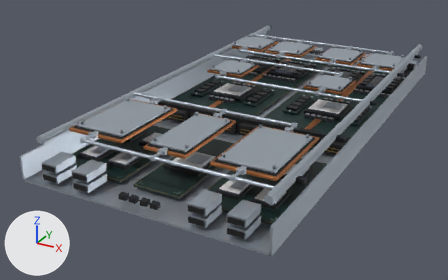
A saved change to the glTF model tools/blender/references/tray-rubin.glb.
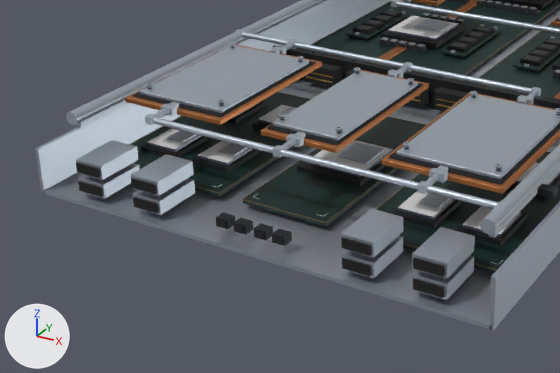
Each version is shown whole from a camera (50 mm lens) standing at (0.497, -1.08, 0.466) and looking at (-0.06, -0.068, -0.04), then close up on the part from 0% to 69% of the width and 27% to 100% of the height. Every picture has the same lights, and +X, +Y and +Z are marked at lower left. The older version's two pictures come first. Where no turn or scale is listed for an object, it has been applied to the vertices. Vertices at exactly the same position are counted once.

Objects in the first close-up: 'REFERENCE_tray-rubin_0000', 'REFERENCE_tray-rubin_0024', 'REFERENCE_tray-rubin_0025', 'REFERENCE_tray-rubin_0026', 'REFERENCE_tray-rubin_0027', 'REFERENCE_tray-rubin_0028', 'REFERENCE_tray-rubin_0029', 'REFERENCE_tray-rubin_0030', 'REFERENCE_tray-rubin_0031', 'REFERENCE_tray-rubin_0033', 'REFERENCE_tray-rubin_0036', 'REFERENCE_tray-rubin_0037', 'REFERENCE_tray-rubin_0041' and 13 more.
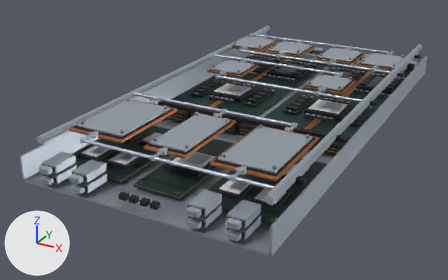
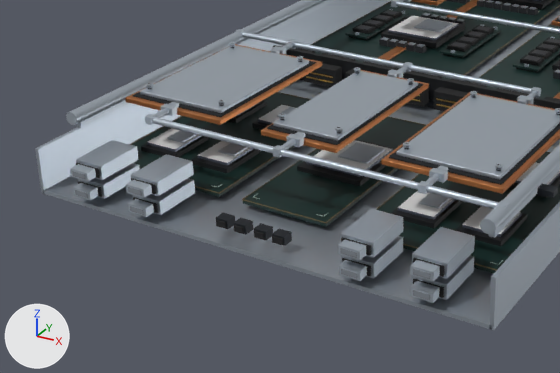
Pixel boxes [x1, y1, x2, y2] of what changed, in the close-ups (560 x 373 px):
'REFERENCE_tray-rubin_0033', reshaped: before [146, 9, 560, 168]; after [70, 9, 560, 303]
'REFERENCE_tray-rubin_0044', added: after [72, 171, 430, 300]
part 1 of me_mesh_33, added: after [73, 182, 99, 200]
part 2 of me_mesh_33, added: after [70, 164, 96, 182]
part 3 of me_mesh_33, added: after [128, 198, 154, 217]
part 4 of me_mesh_33, added: after [126, 179, 152, 198]
part 5 of me_mesh_33, added: after [339, 259, 367, 281]
part 6 of me_mesh_33, added: after [338, 238, 366, 260]
part 7 of me_mesh_33, added: after [410, 279, 439, 303]
part 8 of me_mesh_33, added: after [410, 258, 440, 282]

What the commit changed:
Material 'Physical 44' (mat_physical_44) is new.
Its base color is (0.205, 0.231, 0.262) (grey #7d848c).
Its roughness is 0.6.
me_mesh_33 is used by ob_reference_tray_rubin_0033; location (0.0, 0.0, 0.0).
me_mesh_33 had 1760 vertices, 3232 faces and spanned x -0.208..0.208, y -0.351..0.454, z 0.014..0.078.
me_mesh_33 now has 1824 vertices, 3328 faces and spans x -0.208..0.208, y -0.456..0.454, z 0.012..0.078.
me_mesh_33 part 1: a new loose piece, a box spanning x -0.1755..-0.1565, y -0.456..-0.444, z 0.012..0.02, in mat_physical_33 (light grey #b4bec8).
me_mesh_33 part 2: a new loose piece, a box spanning x -0.1755..-0.1565, y -0.456..-0.444, z 0.03..0.038, in mat_physical_33 (light grey #b4bec8).
me_mesh_33 part 3: a new loose piece, a box spanning x -0.1135..-0.0945, y -0.456..-0.444, z 0.012..0.02, in mat_physical_33 (light grey #b4bec8).
me_mesh_33 part 4: a new loose piece, a box spanning x -0.1135..-0.0945, y -0.456..-0.444, z 0.03..0.038, in mat_physical_33 (light grey #b4bec8).
me_mesh_33 part 5: a new loose piece, a box spanning x 0.0945..0.1135, y -0.456..-0.444, z 0.012..0.02, in mat_physical_33 (light grey #b4bec8).
me_mesh_33 part 6: a new loose piece, a box spanning x 0.0945..0.1135, y -0.456..-0.444, z 0.03..0.038, in mat_physical_33 (light grey #b4bec8).
me_mesh_33 part 7: a new loose piece, a box spanning x 0.1565..0.1755, y -0.456..-0.444, z 0.012..0.02, in mat_physical_33 (light grey #b4bec8).
me_mesh_33 part 8: a new loose piece, a box spanning x 0.1565..0.1755, y -0.456..-0.444, z 0.03..0.038, in mat_physical_33 (light grey #b4bec8).
Mesh me_mesh_44 is new.
It has 64 vertices, 96 faces and spans x -0.173..0.173, y -0.457..-0.456, z 0.014..0.036.
It uses material mat_physical_44 (grey #7d848c).
Object 'REFERENCE_tray-rubin_0044' (ob_reference_tray_rubin_0044) is new; it shows me_mesh_44.
Its location is (0.0, 0.0, 0.0).
